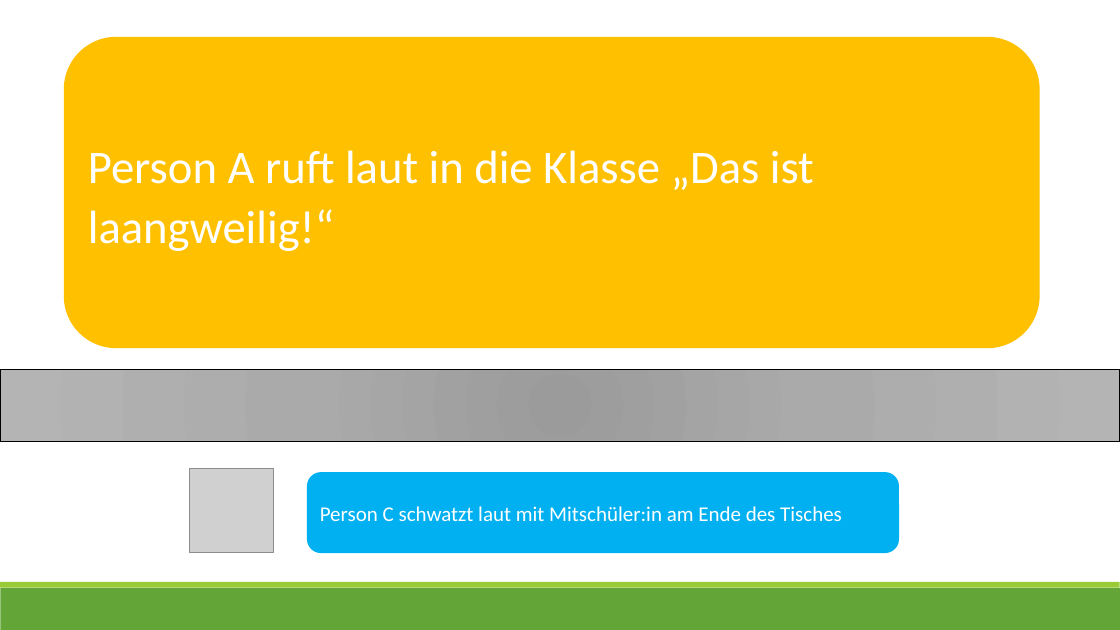
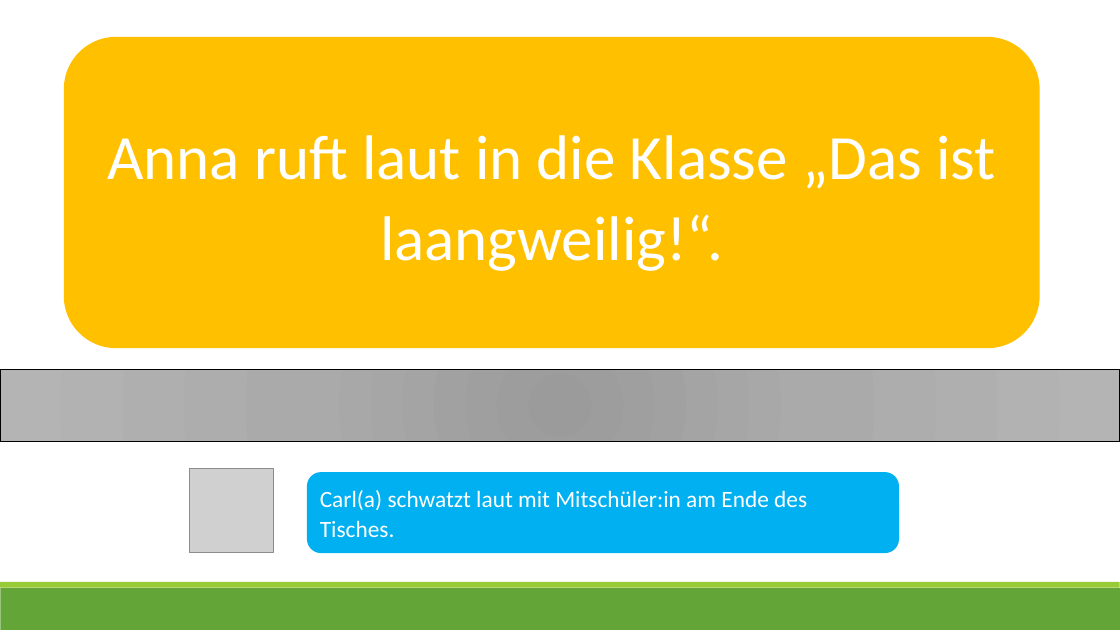
Before and after one commit to ginaamri/Mandy-PhD, a slide deck: slide 21 of studies/Laborstudie ProVisioNET/Scripts/6_script_provisionet_AL.pptx. Drawn at 1120x630 pixels with LibreOffice and Linux fonts; fonts in the diff are those of the drawing; grey boxes stand for pictures. Boxes give left, top, right and bottom in pixels: in the first picture for what was removed or moved away, otherwise in the second. Text is boxed around its words. In the diff, an @@ line names an element or a change of style, - is before the commit and + after.

```diff
--- a/studies/Laborstudie ProVisioNET/Scripts/6_script_provisionet_AL.pptx
+++ b/studies/Laborstudie ProVisioNET/Scripts/6_script_provisionet_AL.pptx
@@ text in rounded rectangle at (107,135,995,271): text changed; size 40 to 54 pt @@
-Person A ruft laut in die Klasse „Das ist laangweilig!“
+Anna ruft laut in die Klasse „Das ist laangweilig!“.
@@ text in rounded rectangle at (320,490,807,537): text changed; size 18 to 20 pt @@
-Person C schwatzt laut mit Mitschüler:in am Ende des Tisches
+Carl(a) schwatzt laut mit Mitschüler:in am Ende des Tisches.
```
Also in this commit, not shown: 18 other slides changed, 8 other files.
